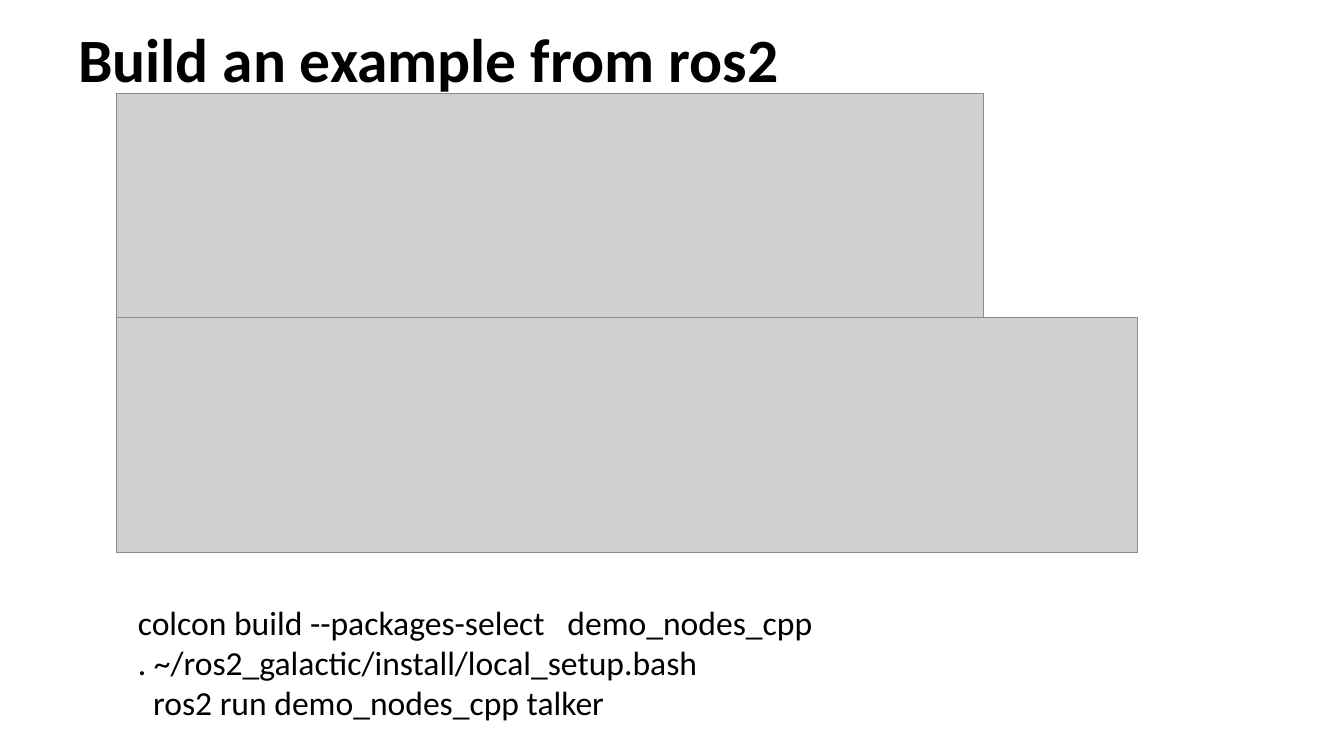
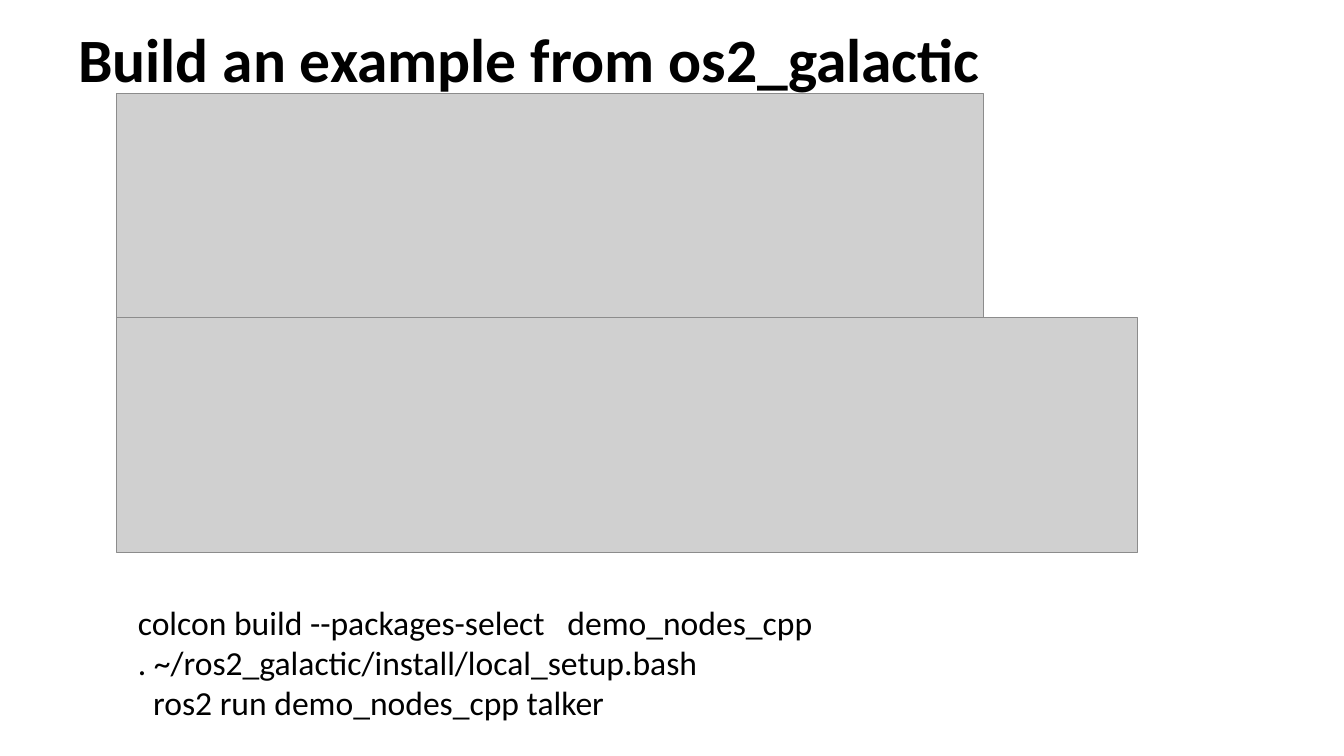
Before and after one commit to letrthong/ros2, a slide deck: slide 13 of ros2.pptx. Drawn at 1344x756 pixels with LibreOffice and Linux fonts; fonts in the diff are those of the drawing; grey boxes stand for pictures. Boxes give left, top, right and bottom in pixels: in the first picture for what was removed or moved away, otherwise in the second. Text is boxed around its words. In the diff, an @@ line names an element or a change of style, - is before the commit and + after.

```diff
--- a/ros2.pptx
+++ b/ros2.pptx
@@ title at <box>78,38,980,97</box>: text changed @@
-Build an example from ros2
+Build an example from os2_galactic
```
Also in this commit, not shown: 1 slide added, 1 slide removed, 1 other file.
